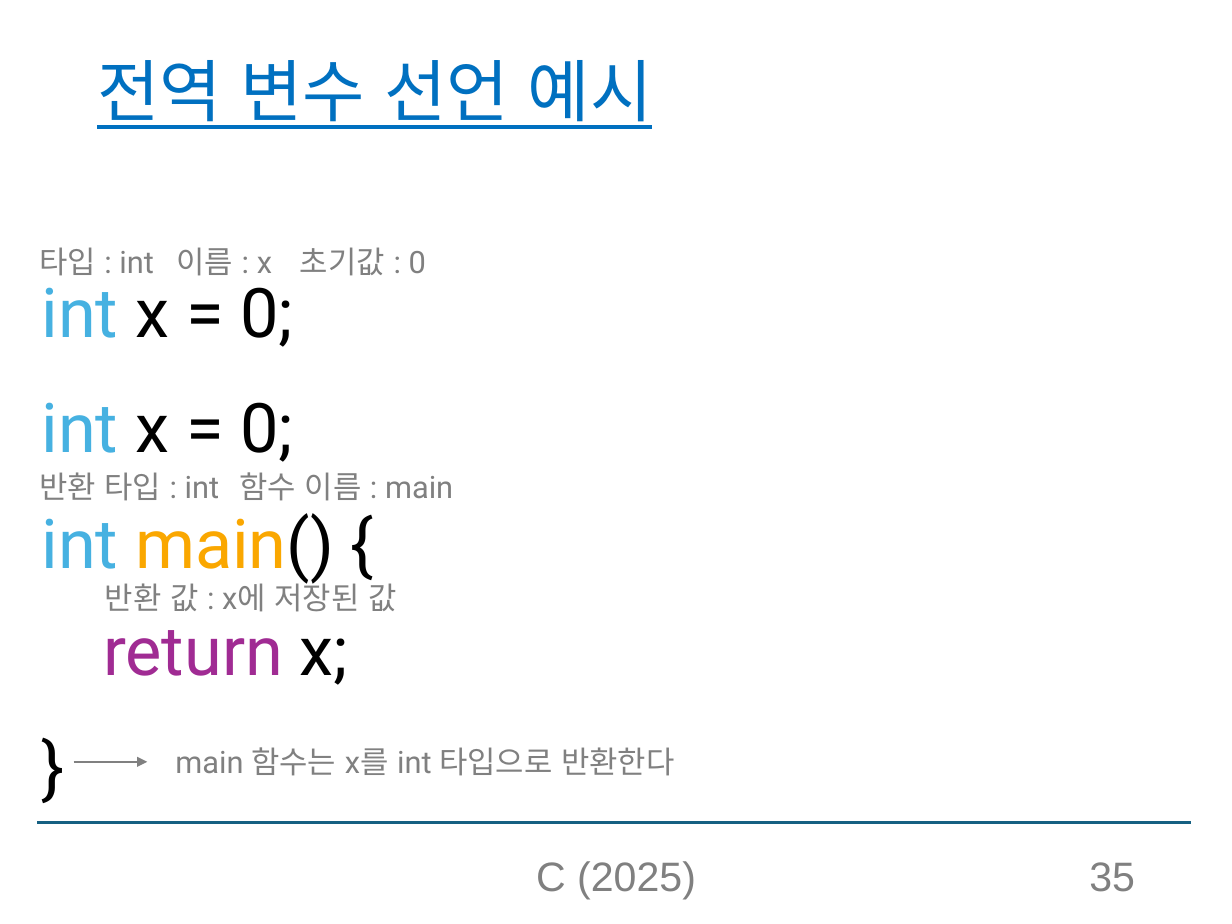
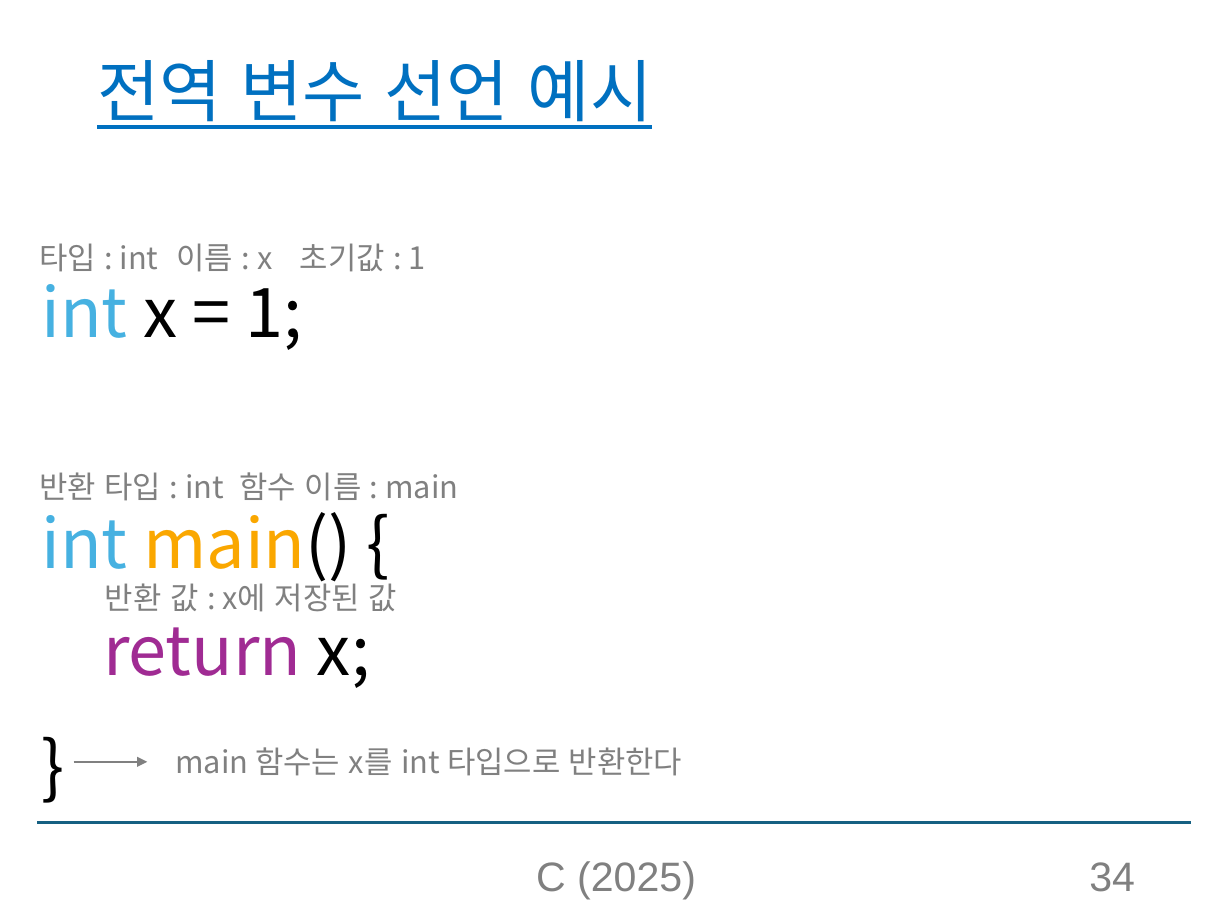
Before and after one commit to chaebkimm/C_ppt, a slide deck: slide 34 of C소개_실습제외.pptx (slide 35 before the commit). Drawn at 1232x924 pixels with LibreOffice and Linux fonts; fonts in the diff are those of the drawing. Boxes give left, top, right and bottom in pixels: in the first picture for what was removed or moved away, otherwise in the second. Text is boxed around its words. In the diff, an @@ line names an element or a change of style, - is before the commit and + after.

```diff
--- a/C소개_실습제외.pptx
+++ b/C소개_실습제외.pptx
@@ font Roboto to Noto Sans CJK KR in 6 elements at bbox=[39, 472, 224, 501], bbox=[175, 747, 682, 776], bbox=[239, 472, 458, 501], bbox=[105, 577, 397, 612], bbox=[176, 243, 272, 272], bbox=[39, 243, 159, 272] @@
@@ text at bbox=[42, 267, 303, 350]: text changed; font Roboto to Noto Sans CJK KR @@
-int x = 0;
-int x = 0;
+int x = 1;
@@ text at bbox=[300, 243, 426, 272]: text changed; font Roboto to Noto Sans CJK KR @@
-초기값 : 0
+초기값 : 1
@@ text at bbox=[42, 498, 371, 688]: font Roboto to Noto Sans CJK KR in "int main() {", "return x;", "}" @@
@@ page number at bbox=[1089, 862, 1135, 892]: text changed @@
-35
+34
```
Also in this commit, not shown: 104 other slides changed, 1 slide removed.
